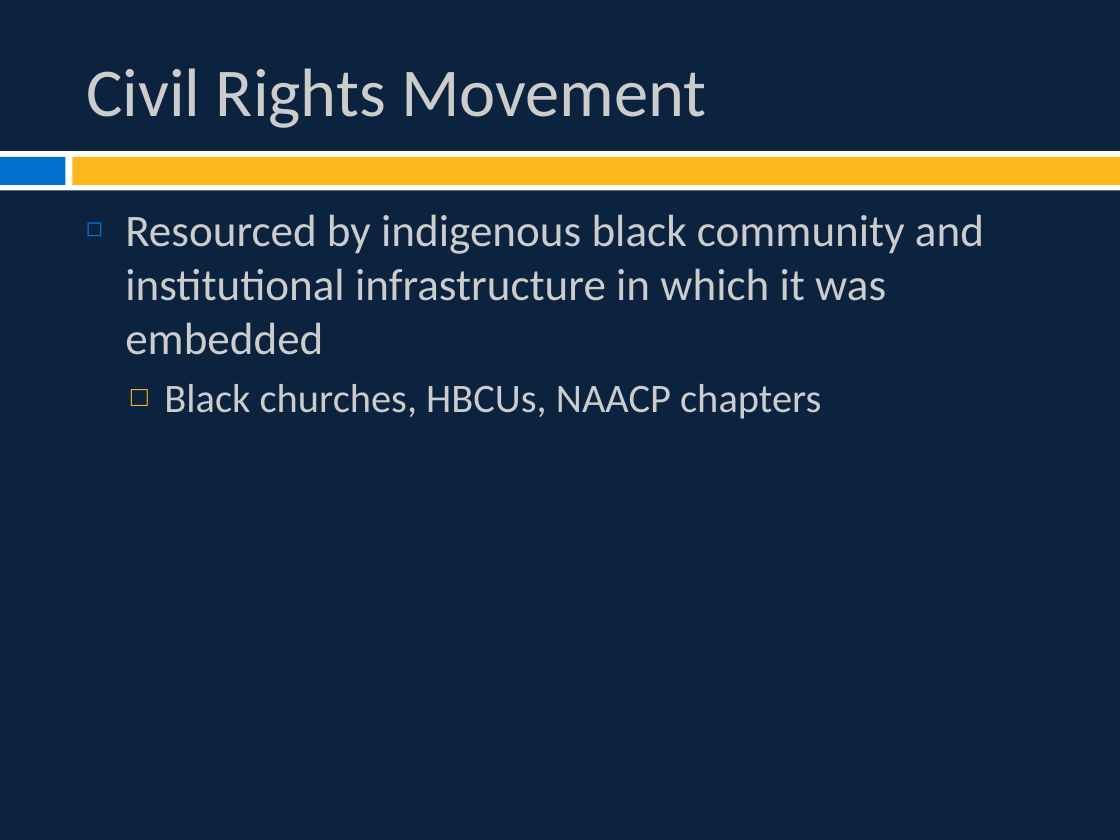
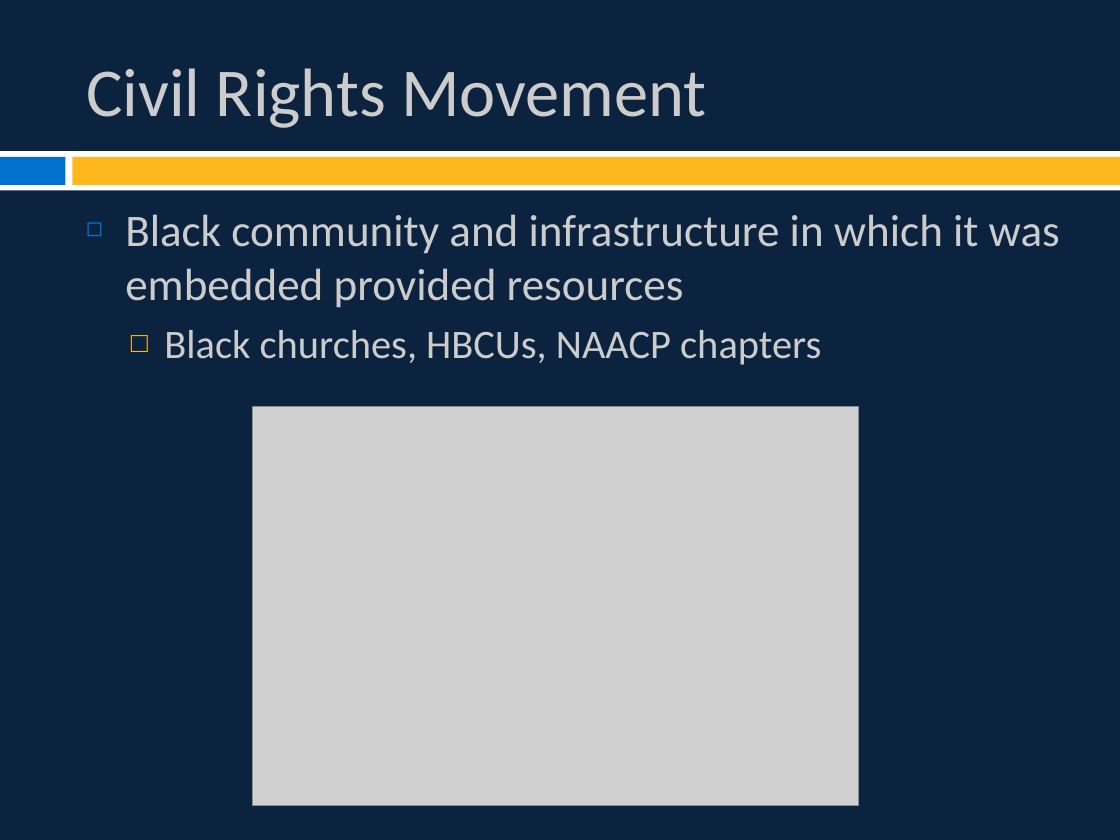
Before and after one commit to burrelvannjr/movements_csuf, a slide deck: slide 10 of ppts/Chapter 3b Slides.pptx. Drawn at 1120x840 pixels with LibreOffice and Linux fonts; fonts in the diff are those of the drawing; grey boxes stand for pictures. Boxes give left, top, right and bottom in pixels: in the first picture for what was removed or moved away, otherwise in the second. Text is boxed around its words. In the diff, an @@ line names an element or a change of style, - is before the commit and + after.

```diff
--- a/ppts/Chapter 3b Slides.pptx
+++ b/ppts/Chapter 3b Slides.pptx
@@ text at <box>125,214,1060,308</box>: text changed @@
-◻ Resourced by indigenous black community and institutional infrastructure in which it was embedded
+◻ Black community and infrastructure in which it was embedded provided resources
@@ picture added at <box>253,407,859,805</box> @@
```
Also in this commit, not shown: 5 other slides changed, 4 other files.
